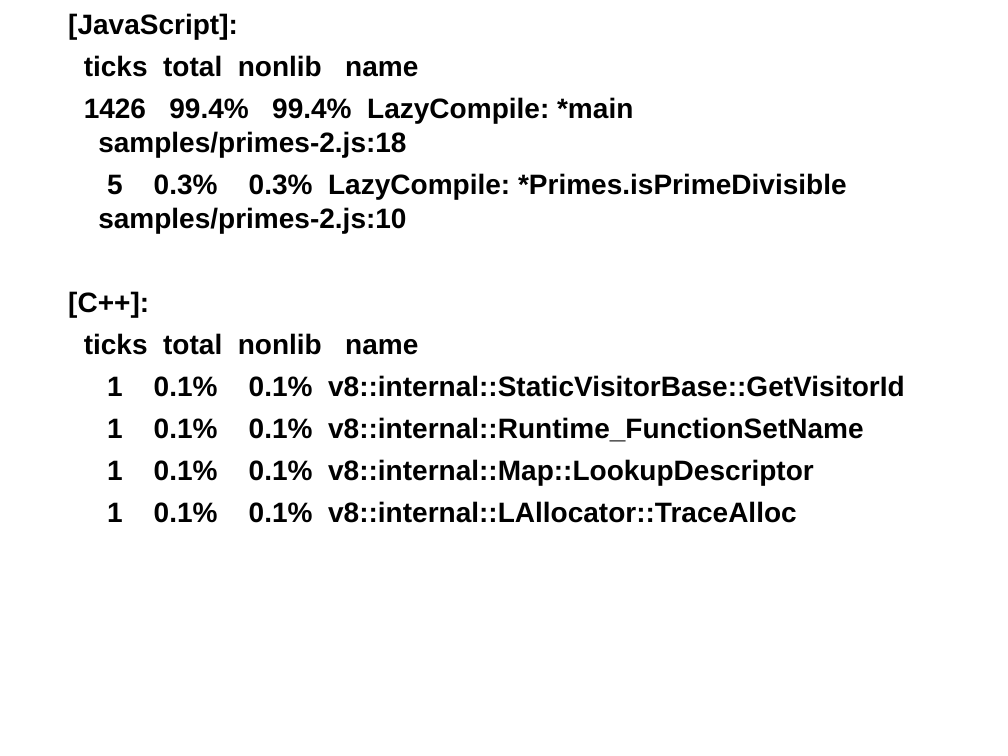
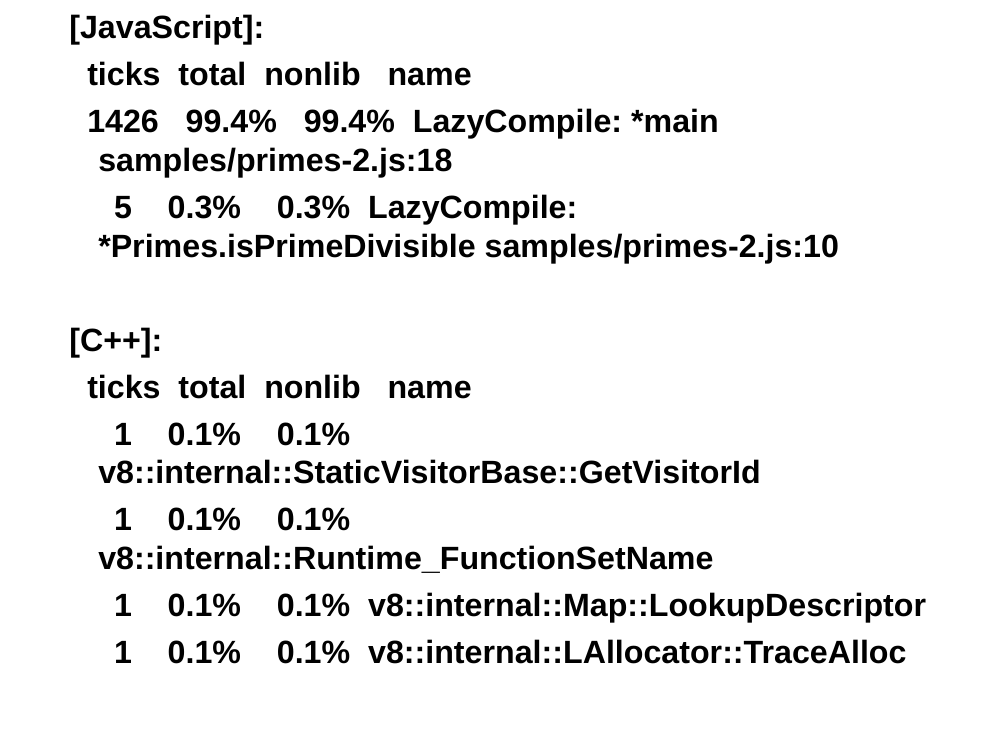
Before and after one commit to cvhu/ee382v-reddi, a slide deck: slide 36 of project/report0/figs/EE382V Final Project Presentation.ppt. Drawn at 1008x756 pixels with LibreOffice and Linux fonts; fonts in the diff are those of the drawing. Boxes give left, top, right and bottom in pixels: in the first picture for what was removed or moved away, otherwise in the second. Text is boxed around its words. In the diff, an @@ line names an element or a change of style, - is before the commit and + after.

```diff
--- a/project/report0/figs/EE382V Final Project Presentation.ppt
+++ b/project/report0/figs/EE382V Final Project Presentation.ppt
@@ text "[JavaScript]:" at [69,14,926,664]: size 20 to 23 pt @@
```
Also in this commit, not shown: 5 other files.
